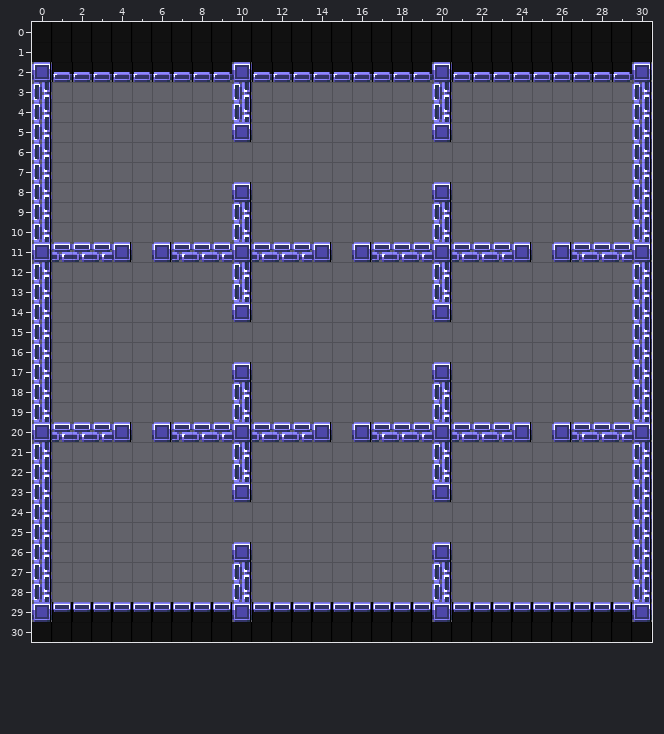
Tiled map (JSON): games/Phaser-Snake-Game/public/assets/Tiled/Stage-09.json. The picture above is the old version.
Cells are 24x24 px. Shown: x 0..30, y 0..30.
New version:
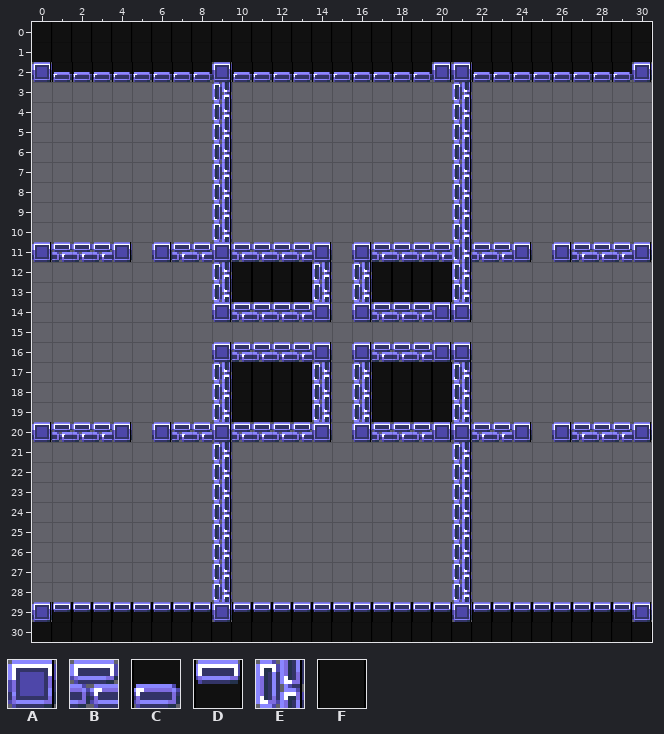
Key: from "tileSheetx24": A 132, B 133, C 134, D 135, E 164, F 231.
_ is an empty cell, . an unchanged one.
Log entry: Spruced up level 9
Changes in this commit:
--- layer "Wall"
@@ x 0..30 @@
- 2 .........CA..........C.........
- 3 E........_E.........E_........E
- 4 E........_E.........E_........E
- 5 E........_A.........A_........E
- 6 E........_..........._........E
- 7 E........_..........._........E
- 8 E........_A.........A_........E
- 9 E........_E.........E_........E
-10 E........_E.........E_........E
-11 .........BA.........AB.........
-12 E........_E____.____E_........E
-13 E........_E____.____E_........E
-14 E........_A____.____._........E
-15 E.............................E
-16 E........______.______........E
-17 E........_A____.____A_........E
-18 E........_E____.____E_........E
-19 E........_E____.____E_........E
-20 .........BA..........B.........
-21 E........_E.........E_........E
-22 E........_E.........E_........E
-23 E........_A.........A_........E
-24 E........_..........._........E
-25 E........_..........._........E
-26 E........_A.........A_........E
-27 E........_E.........E_........E
-28 E........_E.........E_........E
-29 .........DA.........AD.........
+ 2 .........AC..........A.........
+ 3 _........E_........._E........_
+ 4 _........E_........._E........_
+ 5 _........E_........._E........_
+ 6 _........E...........E........_
+ 7 _........E...........E........_
+ 8 _........E_........._E........_
+ 9 _........E_........._E........_
+10 _........E_........._E........_
+11 .........AB.........BE.........
+12 _........EFFFFE.EFFFFE........_
+13 _........EFFFFE.EFFFFE........_
+14 _........ABBBBA.ABBB.A........_
+15 _............................._
+16 _........ABBBBA.ABBBAA........_
+17 _........EFFFFE.EFFFFE........_
+18 _........EFFFFE.EFFFFE........_
+19 _........EFFFFE.EFFFFE........_
+20 .........AB..........A.........
+21 _........E_........._E........_
+22 _........E_........._E........_
+23 _........E_........._E........_
+24 _........E...........E........_
+25 _........E...........E........_
+26 _........E_........._E........_
+27 _........E_........._E........_
+28 _........E_........._E........_
+29 .........AD.........DA.........
